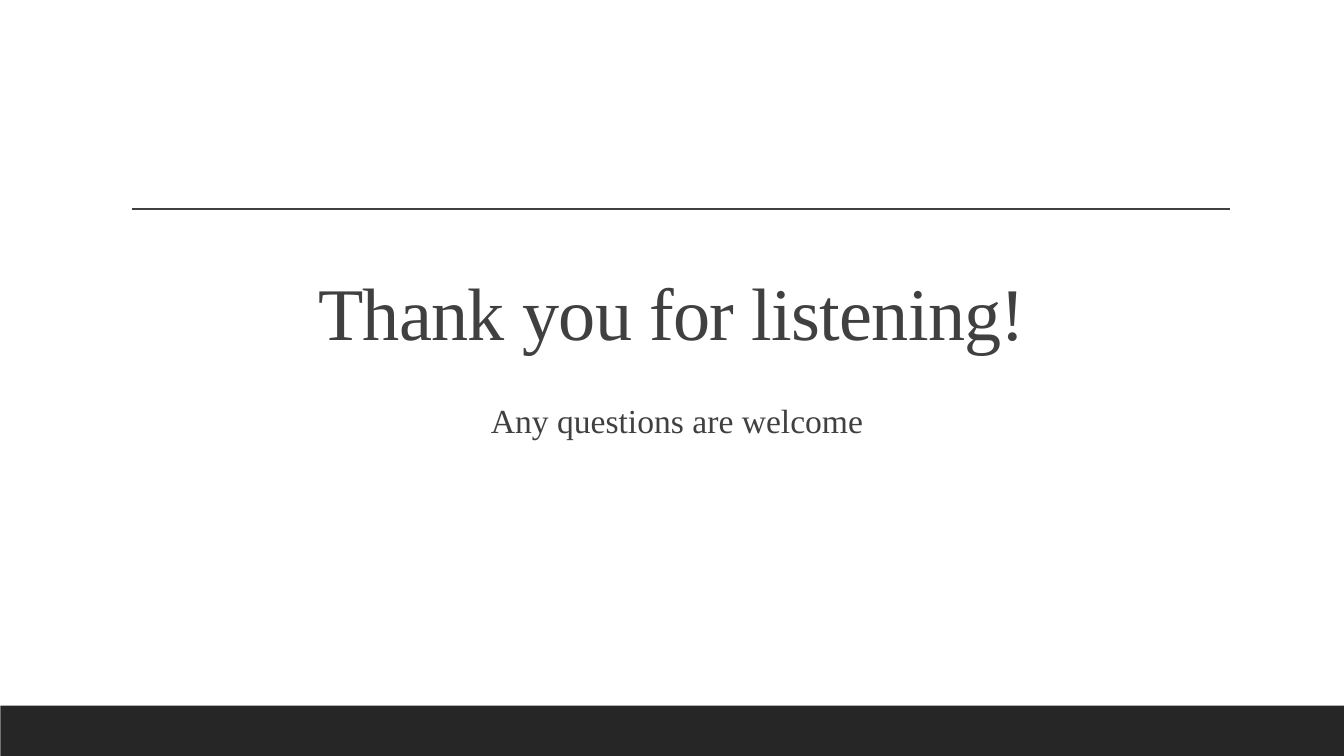
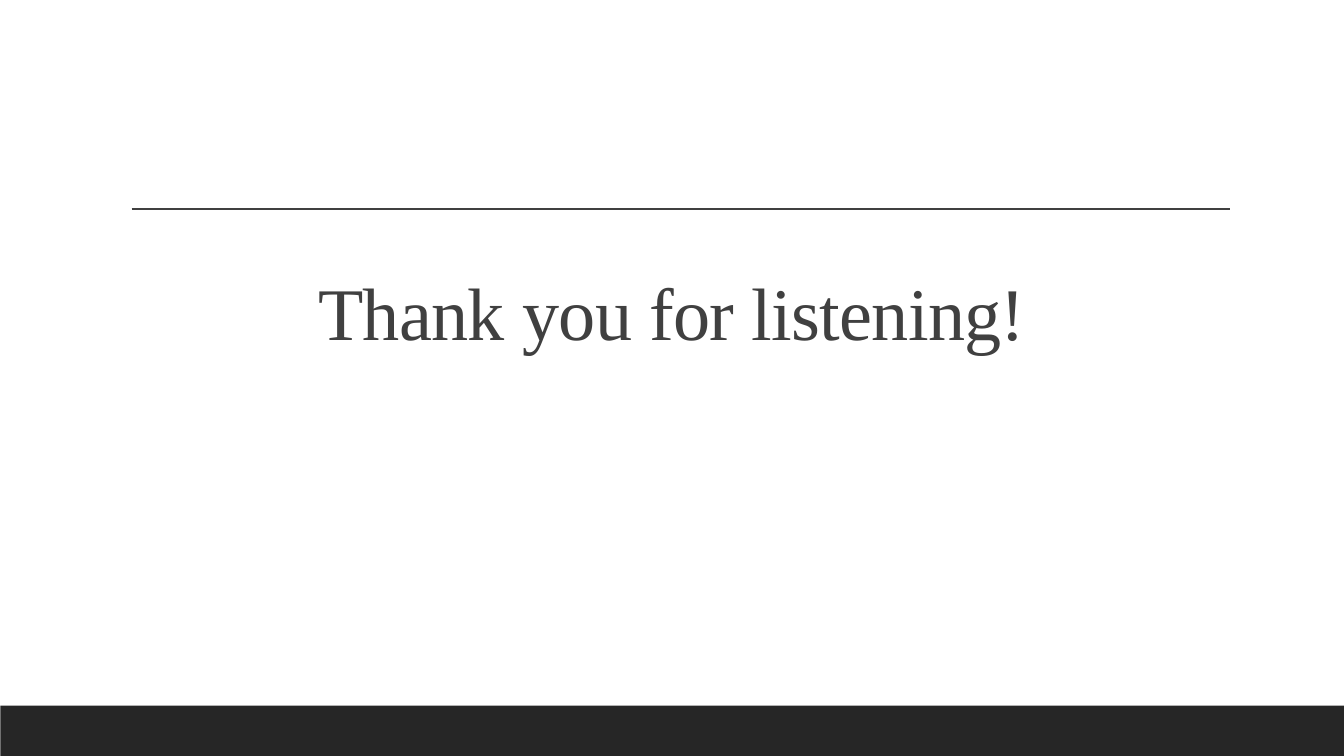
Before and after one commit to jadewfoster/IMS-22JulyEnable3, a slide deck: slide 25 of documentation/Fundamental Project (IMS) Presentation.pptx (slide 13 before the commit). Drawn at 1344x756 pixels with LibreOffice and Linux fonts; fonts in the diff are those of the drawing. Boxes give left, top, right and bottom in pixels: in the first picture for what was removed or moved away, otherwise in the second. Text is boxed around its words. In the diff, an @@ line names an element or a change of style, - is before the commit and + after.

```diff
--- a/documentation/Fundamental Project (IMS) Presentation.pptx
+++ b/documentation/Fundamental Project (IMS) Presentation.pptx
@@ text removed at (491,409,863,439) @@
-  Any questions are welcome
```
Also in this commit, not shown: 8 other slides changed, 15 slides added, 3 slides removed, 8 other files.
